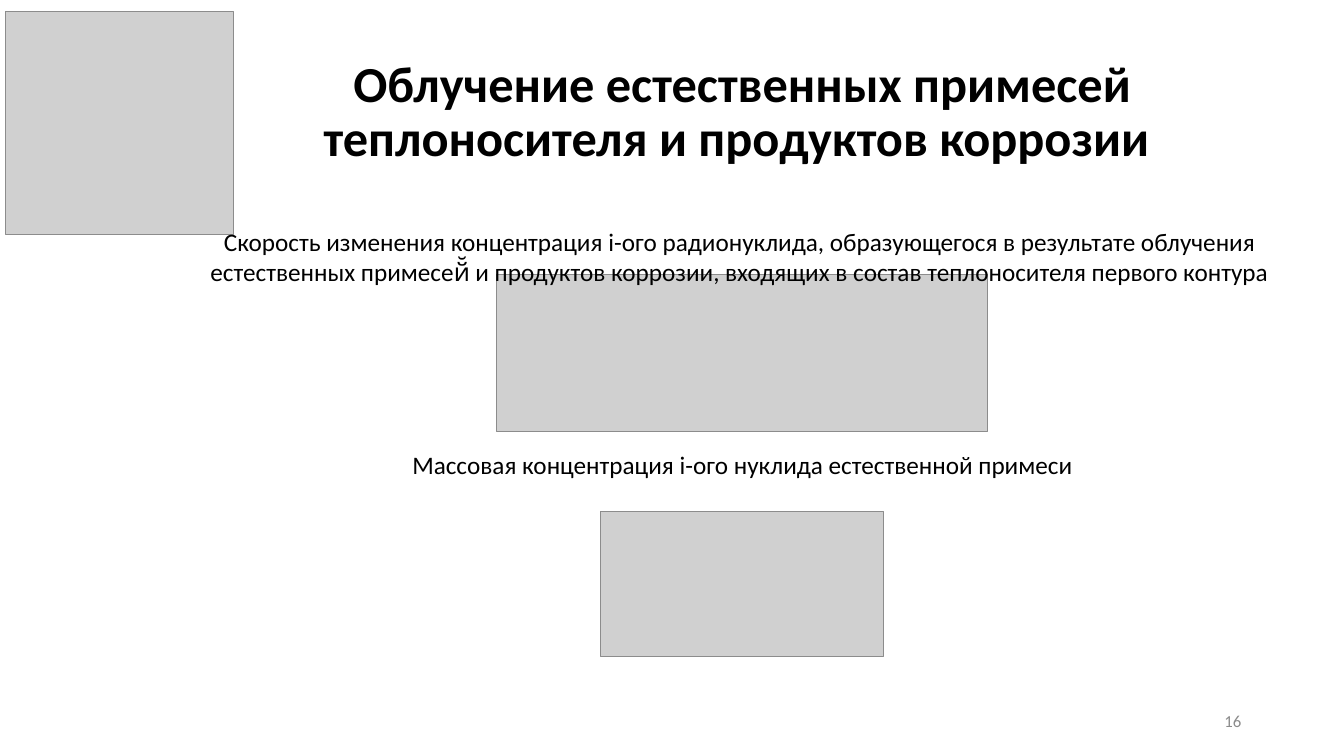
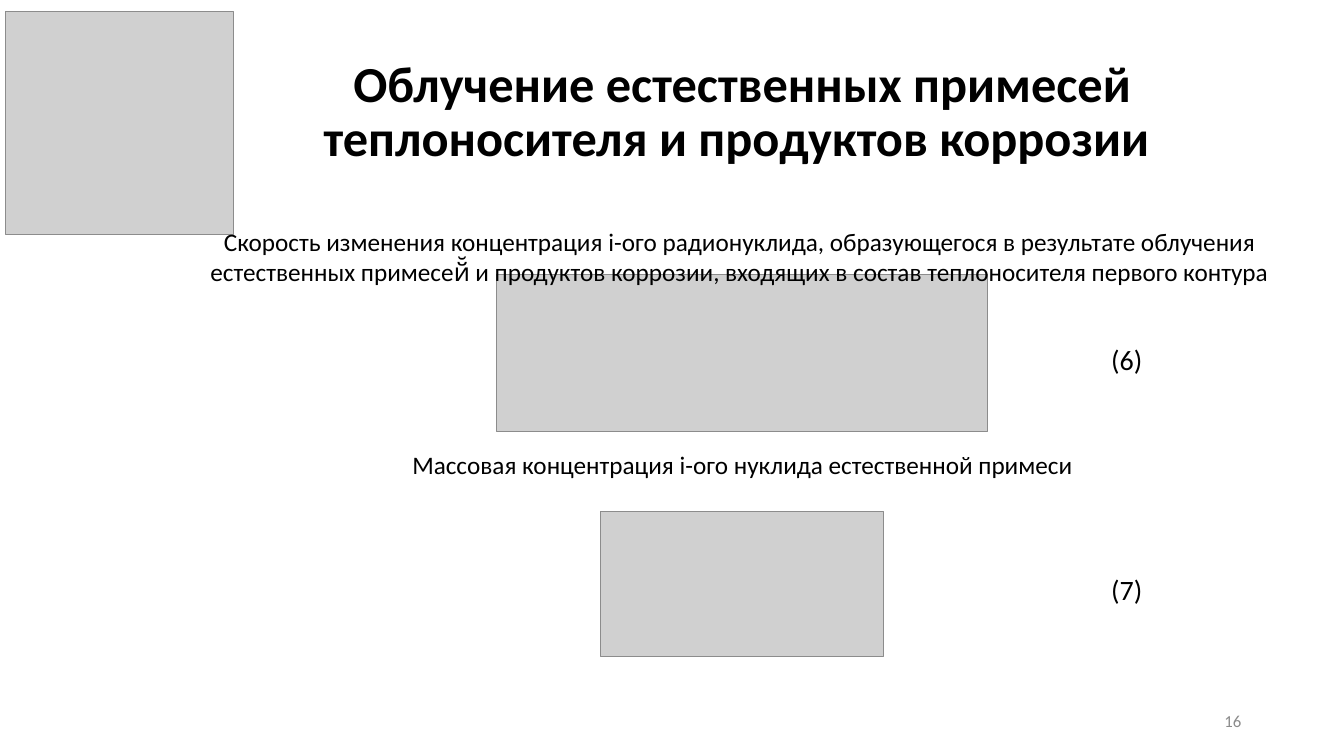
Before and after one commit to GolovPavel/diploma_golov, a slide deck: slide 16 of practice/presentation/practice.pptx. Drawn at 1344x756 pixels with LibreOffice and Linux fonts; fonts in the diff are those of the drawing; grey boxes stand for pictures. Boxes give left, top, right and bottom in pixels: in the first picture for what was removed or moved away, otherwise in the second. Text is boxed around its words. In the diff, an @@ line names an element or a change of style, - is before the commit and + after.

```diff
--- a/practice/presentation/practice.pptx
+++ b/practice/presentation/practice.pptx
@@ text added at (1111, 349, 1142, 374), 20 pt, text #000000 @@
+(6)
@@ text added at (1111, 579, 1142, 604), 20 pt, text #000000 @@
+(7)
```
Also in this commit, not shown: 6 other slides changed, 2 other files.
